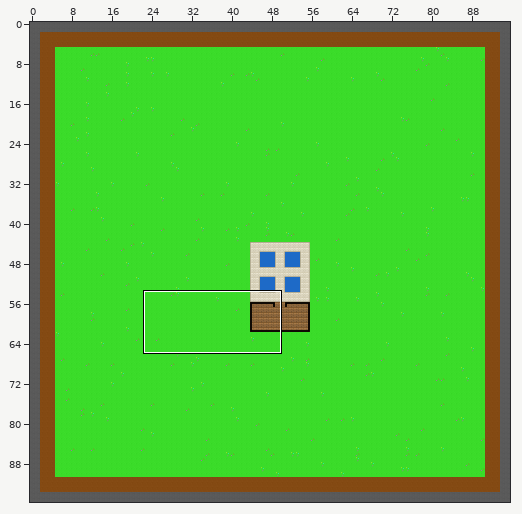
Two versions of a level (Tiled map (JSON), Assets/Maps/AdventurersGuild.json). Above, an overview of the earlier version with the close-up marked.
Close-up. Old version:
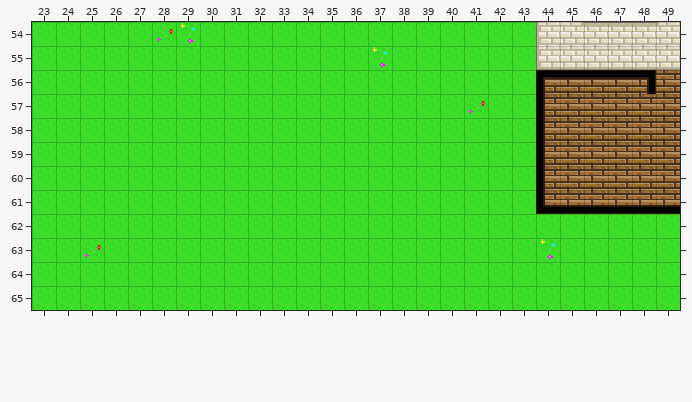
Cells are 16x16 px. Shown: x 23..49, y 54..65. The commit also changed other parts of the map, which this record leaves out.
The result:
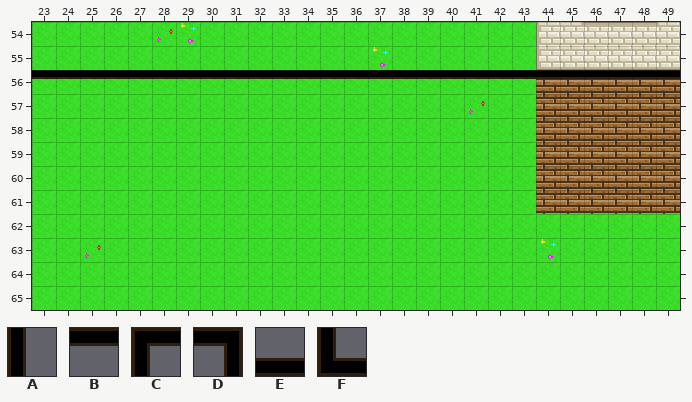
Key: from "JourneyCore-Maps": A 33 "WoodWall", B 34 "WoodWall", C 37 "WoodWall", D 38 "WoodWall", E 46 "WoodWall", F 50 "WoodWall".
_ is an empty cell.
Difference:
Layer "Walls":
The edit turns tile C into tile B in row 56 at x 44.
The edit turns tile D into tile B in row 56 at x 48.
There is now tile B in row 56 at x 23 to 43 and 49.
The author cleared tile A in rows 57 to 60 at x 44.
The author cleared tile E in row 61 at x 45 to 49.
The author cleared tile F in row 61 at x 44.
